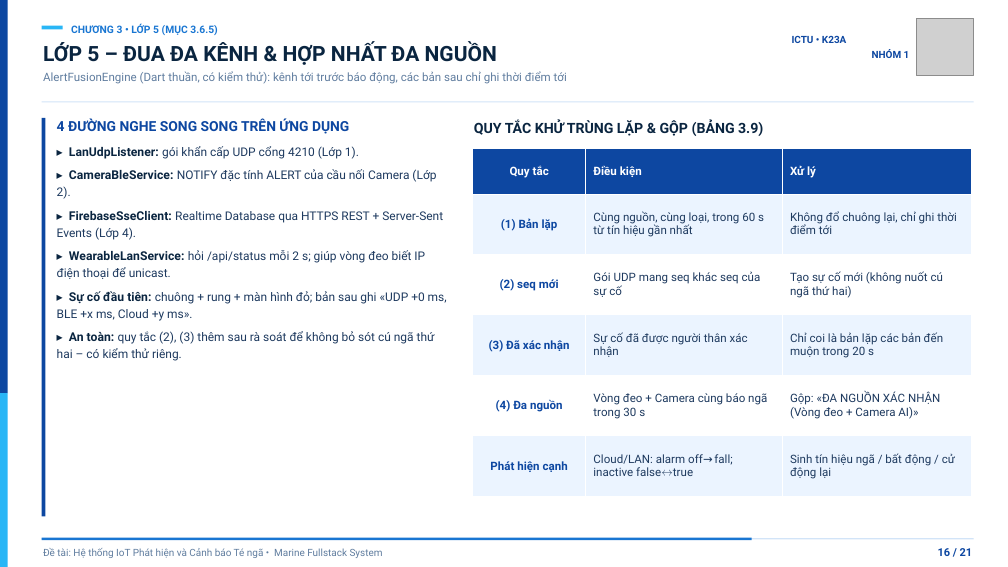
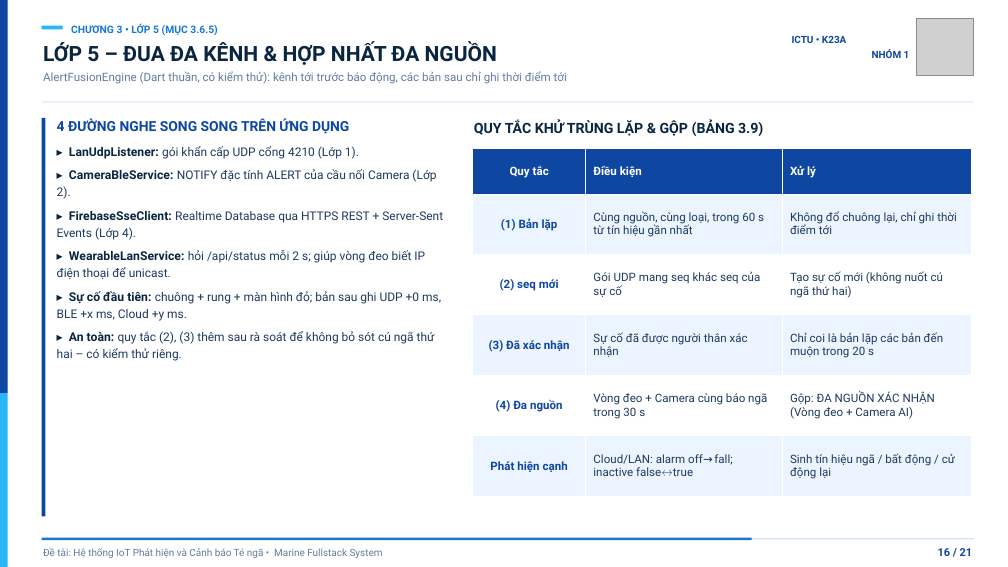
Before and after one commit to twhunq/Fall-Detect, a slide deck: slide 16 of docs/reports/Slide_Thuyet_Trinh_Nhom_1.pptx. Drawn at 1008x567 pixels with LibreOffice and Linux fonts; fonts in the diff are those of the drawing; grey boxes stand for pictures. Boxes give left, top, right and bottom in pixels: in the first picture for what was removed or moved away, otherwise in the second. Text is boxed around its words. In the diff, an @@ line names an element or a change of style, - is before the commit and + after.

```diff
--- a/docs/reports/Slide_Thuyet_Trinh_Nhom_1.pptx
+++ b/docs/reports/Slide_Thuyet_Trinh_Nhom_1.pptx
@@ table at box(473, 148, 972, 497) @@
-row 5, column 3: Gộp: «ĐA NGUỒN XÁC NHẬN (Vòng đeo + Camera AI)»
+row 5, column 3: Gộp: ĐA NGUỒN XÁC NHẬN (Vòng đeo + Camera AI)
@@ text at box(57, 291, 441, 321): text changed @@
-▸ Sự cố đầu tiên: chuông + rung + màn hình đỏ; bản sau ghi «UDP +0 ms, BLE +x ms, Cloud +y ms».
+▸ Sự cố đầu tiên: chuông + rung + màn hình đỏ; bản sau ghi UDP +0 ms, BLE +x ms, Cloud +y ms.
```
Also in this commit, not shown: 4 other slides changed, 2 other files.
